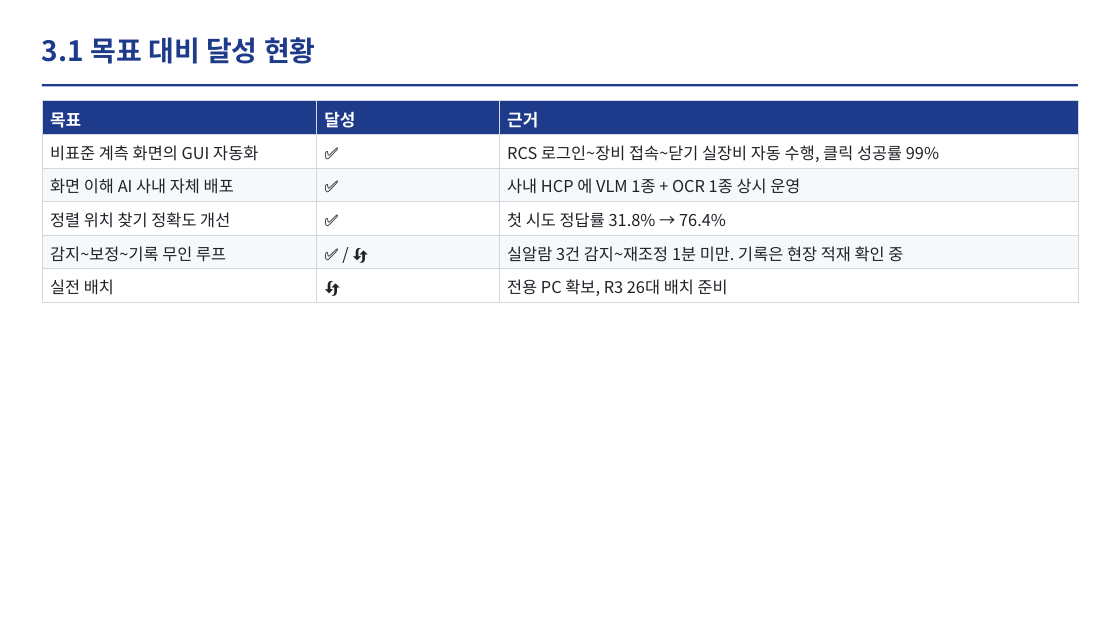
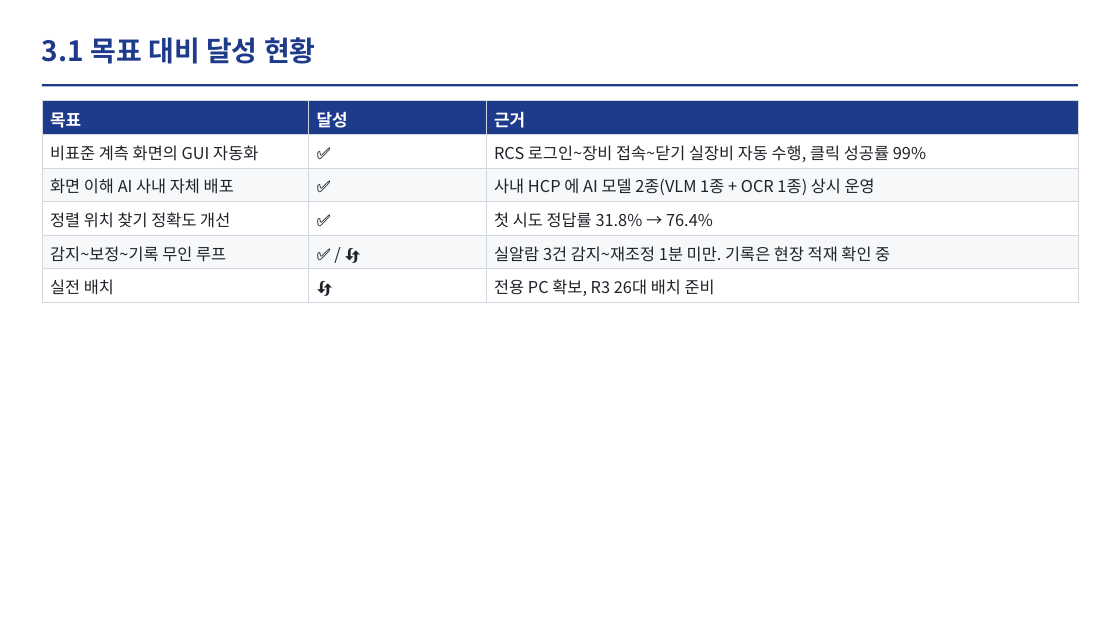
Before and after one commit to DarrenKoi/auto_recipe_creator, a slide deck: slide 7 of docs/project_progress/img/07/07_slides.pptx. Drawn at 1120x630 pixels with LibreOffice and Linux fonts; fonts in the diff are those of the drawing. Boxes give left, top, right and bottom in pixels: in the first picture for what was removed or moved away, otherwise in the second. Text is boxed around its words. In the diff, an @@ line names an element or a change of style, - is before the commit and + after.

```diff
--- a/docs/project_progress/img/07/07_slides.pptx
+++ b/docs/project_progress/img/07/07_slides.pptx
@@ table at (42,101,1078,302) @@
-row 3, column 3: 사내 HCP 에 VLM 1종 + OCR 1종 상시 운영
+row 3, column 3: 사내 HCP 에 AI 모델 2종(VLM 1종 + OCR 1종) 상시 운영
```
Also in this commit, not shown: 1 other slide changed, 5 other files.
